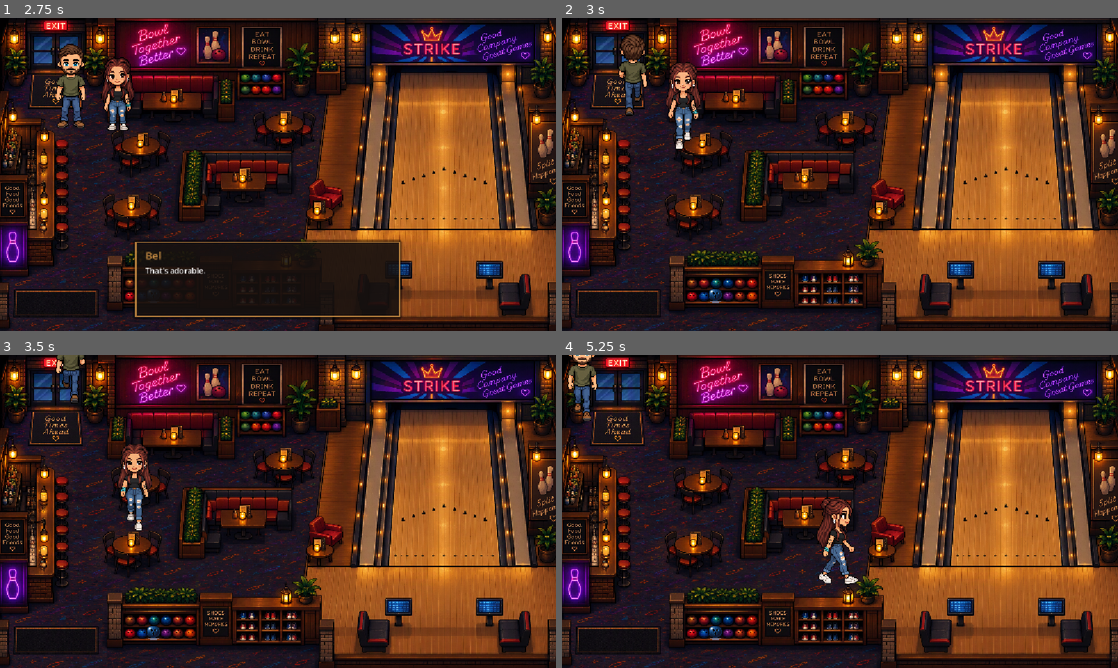
Above: before the commit, frames 1-4 (two rows, left to right).
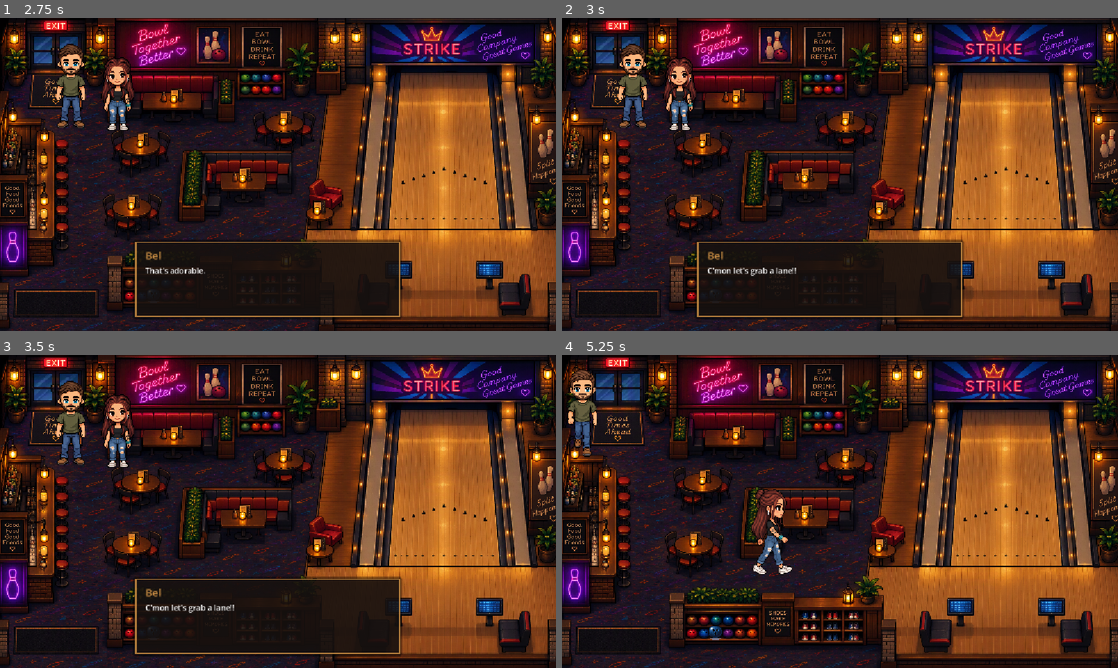
Above: after the commit, the same moments.

Repository: anabelkamenske430/Year-4
Game: Godot game, scene res://scenes/levels/bowling.tscn
Two runs of this game, one before a commit and one after it. Both use one fixed random seed, a clock stepped at 60 frames per second and the inputs below. This scene is started directly instead of the project's main scene.
Inputs:
- Up to frame 1 (2.75 s): tap Enter at 0.5, 2 s; hold D (move_right) 0.53-1.28 s; hold E (interact) 0.53-1.28 s; tap Space at 1.25 s; hold S (move_down) 1.28-2.03 s; tap E (interact) at 1.35 s; hold D (move_right) from 2.03 s (still down); hold E (interact) from 2.03 s (still down)
- Up to frame 2 (3 s): tap Space at 2.75 s; release D (move_right) at 2.78 s; release E (interact) at 2.78 s; hold W (move_up) from 2.78 s (still down); tap E (interact) at 2.85 s
- Up to frame 3 (3.5 s): keep holding W (move_up)
- Up to frame 4 (5.25 s): release W (move_up) at 3.53 s; hold E (interact) 3.53-4.28 s; hold A (move_left) 3.53-5.03 s; tap E (interact) at 4.35 s; hold S (move_down) from 5.03 s (still down); hold E (interact) from 5.03 s (still down)

Frame 1 is identical in both runs. In frame 2, 8.4% of the frame differs, in the area x 10-73%, y 5-97%; in frame 3, 9.3%, in the area x 9-73%, y 0-97%; in frame 4, 3.2%.

Commit message:
Finish bowling level ending

Diff:
--- a/loverboy-and-bel/dialogue/bowling_dialogue.gd
+++ b/loverboy-and-bel/dialogue/bowling_dialogue.gd
@@ -20,7 +20,9 @@
 		},
 		{
 			"speaker": "Bel",
-			"text": "C'mon let's grab a lane!!",
+			"text": "C'mon let's grab a lane!!"
+		},
+		{
 			"event": "walk_to_bowling_seat"
 		}
 	]
--- a/loverboy-and-bel/scenes/levels/bowling.gd
+++ b/loverboy-and-bel/scenes/levels/bowling.gd
@@ -2,8 +2,9 @@
 
 var has_bowling_ball = false
 var current_throw = 0
-var max_throws = 3
+var max_throws = 5
 var bowling_started = false
+var door_locked = true
 
 const BowlingDialogue = preload(
 	"res://dialogue/bowling_dialogue.gd"
@@ -47,17 +48,21 @@
 
 	if current_throw >= max_throws:
 		print("Bowling Complete!")
-	else:
-		print("Next throw")
+		return true
+
+	return false
 
 func react_to_bowling_result(result):
-
+	print("Reacting to: ", result)
 	match result:
 		"STRIKE":
 			DialogueManager.start_dialogue([
 				{
 					"speaker": "Bel",
 					"text": "Okay, show-off."
+				},
+				{
+					"event": "next_bowling_throw"
 				}
 			])
 		"7 PINS":
@@ -65,6 +70,9 @@
 				{
 					"speaker": "Bel",
 					"text": "Not bad."
+				},
+				{
+					"event": "next_bowling_throw"
 				}
 			])
 		"3 PINS":
@@ -72,6 +80,9 @@
 				{
 					"speaker": "Bel",
 					"text": "I've seen worse."
+				},
+				{
+					"event": "next_bowling_throw"
 				}
 			])
 		"GUTTER BALL":
@@ -79,5 +90,70 @@
 				{
 					"speaker": "Bel",
 					"text": "That was definitely one way to throw it."
+				},
+				{
+					"event": "next_bowling_throw"
 				}
 			])
+
+func receive_bowling_result(result):
+	print("=== RECEIVE BOWLING RESULT CALLED ===")
+	print("Bowling received: ", result)
+	var bowling_complete = record_throw(result)
+
+	if bowling_complete:
+		DialogueManager.start_dialogue([
+			{
+				"speaker": "Bel",
+				"text": "Looks like we're done bowling."
+			},
+			{
+				"speaker": "Bel",
+				"text": "Well that was fun, I totally kicked your ass"
+			},
+			{
+				"speaker": "Loverboy",
+				"text": "The lane was totally rigged"
+			},
+			{
+				"speaker": "Bel",
+				"text": "Sureee it was Loverboy"
+			},
+			{
+				"speaker": "Bel",
+				"text": "Let's blow this popsicle stand!"
+			},
+			{
+				"event": "finish_bowling"
+			}
+		])
+		return
+
+	react_to_bowling_result(result)
+
+func next_bowling_throw():
+
+	print("Starting next throw")
+	$BowlingMinigame.start_game()
+
+func finish_bowling():
+	$AchievementPopup.show_achievement(
+		"Alley Cat",
+		"Finished a game of bowling with Bel."
+	)
+
+	print("Unlock door")
+	door_locked = false
+	$GameBoundaries/WelcomeBoundary.set_deferred("disabled", true)
+
+func _on_bowling_exit_body_entered(body: Node2D) -> void:
+	if body != $Loverboy:
+		return
+	if door_locked:
+		print("EXIT LOCKED")
+		return
+	print("LOVERBOY EXITED THE BOWLING ALLEY")
+
+	get_tree().change_scene_to_file(
+		"res://scenes/levels/shooting_range.tscn"
+	)
--- a/loverboy-and-bel/scenes/levels/bowling.tscn
+++ b/loverboy-and-bel/scenes/levels/bowling.tscn
@@ -9,6 +9,7 @@
 [ext_resource type="Script" uid="uid://b3rdip7hqq553" path="res://scripts/bowling_ball_pickup.gd" id="6_ujw30"]
 [ext_resource type="Script" uid="uid://c23lqhqpskcvw" path="res://scripts/lane_trigger.gd" id="7_y0td8"]
 [ext_resource type="PackedScene" uid="uid://dbf0sknw4uyop" path="res://scenes/levels/bowling_minigame.tscn" id="9_ff613"]
+[ext_resource type="PackedScene" uid="uid://bn0xvdy32aunp" path="res://scenes/ui/achievement_popup.tscn" id="10_uw325"]
 
 [node name="Bowling" type="Node2D" unique_id=1913622243]
 script = ExtResource("1_7wjn3")
@@ -17,6 +18,25 @@
 position = Vector2(580, 326.25)
 scale = Vector2(0.76171875, 0.64599615)
 texture = ExtResource("1_4xon6")
+
+[node name="Environment" type="StaticBody2D" parent="." unique_id=802633727]
+
+[node name="MainTable" type="CollisionPolygon2D" parent="Environment" unique_id=703760889]
+polygon = PackedVector2Array(378, 281, 376, 408, 442, 410, 444, 356, 598, 360, 594, 281)
+
+[node name="FoulLine" type="CollisionPolygon2D" parent="Environment" unique_id=1456023103]
+polygon = PackedVector2Array(727, 424, 727, 436, 1114, 441, 1109, 425)
+
+[node name="BowlingBall" type="Sprite2D" parent="Environment" unique_id=272958941]
+position = Vector2(317, 571.00006)
+scale = Vector2(0.24393941, 0.22428618)
+texture = ExtResource("5_ujw30")
+
+[node name="BowlingBallPickup" type="Area2D" parent="." unique_id=86482684]
+script = ExtResource("6_ujw30")
+
+[node name="BallRack" type="CollisionPolygon2D" parent="BowlingBallPickup" unique_id=2020602874]
+polygon = PackedVector2Array(226, 502, 232, 569, 655, 566, 656, 499)
 
 [node name="Bel" parent="." unique_id=1496050138 instance=ExtResource("1_kimcj")]
 position = Vector2(243, 236)
@@ -41,30 +61,11 @@
 [node name="WelcomeBoundary" type="CollisionPolygon2D" parent="GameBoundaries" unique_id=587389434]
 polygon = PackedVector2Array(170, -9, 183, 18, -4, 20, -4, -13)
 
-[node name="Environment" type="StaticBody2D" parent="." unique_id=802633727]
-
-[node name="MainTable" type="CollisionPolygon2D" parent="Environment" unique_id=703760889]
-polygon = PackedVector2Array(378, 281, 376, 408, 442, 410, 444, 356, 598, 360, 594, 281)
-
-[node name="FoulLine" type="CollisionPolygon2D" parent="Environment" unique_id=1456023103]
-polygon = PackedVector2Array(727, 424, 727, 436, 1114, 441, 1109, 425)
-
-[node name="BowlingBall" type="Sprite2D" parent="Environment" unique_id=272958941]
-position = Vector2(317, 571.00006)
-scale = Vector2(0.24393941, 0.22428618)
-texture = ExtResource("5_ujw30")
-
 [node name="DialogueBox" parent="." unique_id=497366372 instance=ExtResource("5_2p8bq")]
 offset_left = 263.0
 offset_top = 513.0
 offset_right = 263.0
 offset_bottom = 513.0
-
-[node name="BowlingBallPickup" type="Area2D" parent="." unique_id=86482684]
-script = ExtResource("6_ujw30")
-
-[node name="BallRack" type="CollisionPolygon2D" parent="BowlingBallPickup" unique_id=2020602874]
-polygon = PackedVector2Array(226, 502, 232, 569, 655, 566, 656, 499)
 
 [node name="BelSeat" type="Marker2D" parent="." unique_id=114384167]
 position = Vector2(1046, 610)
@@ -86,3 +87,16 @@
 offset_top = 214.0
 offset_right = 1075.0
 offset_bottom = 320.0
+
+[node name="AchievementPopup" parent="." unique_id=1085326658 instance=ExtResource("10_uw325")]
+offset_left = -21.0
+offset_top = -18.0
+offset_right = -21.0
+offset_bottom = -18.0
+
+[node name="BowlingExit" type="Area2D" parent="." unique_id=990417498]
+
+[node name="CollisionPolygon2D" type="CollisionPolygon2D" parent="BowlingExit" unique_id=467859157]
+polygon = PackedVector2Array(6, -87, 2, 5, 187, -4, 189, -95)
+
+[connection signal="body_entered" from="BowlingExit" to="." method="_on_bowling_exit_body_entered"]
--- /dev/null
+++ b/loverboy-and-bel/scenes/levels/shooting_range.tscn
@@ -0,0 +1,8 @@
+[gd_scene format=3 uid="uid://02lwlpqsaot4"]
+
+[ext_resource type="PackedScene" uid="uid://bfrjo0u7e4fq" path="res://scenes/characters/bel.tscn" id="1_mvt21"]
+
+[node name="ShootingRange" type="Node2D" unique_id=1462290802]
+
+[node name="Bel" parent="." unique_id=1496050138 instance=ExtResource("1_mvt21")]
+position = Vector2(534, 275)
--- a/loverboy-and-bel/scripts/bowling_minigame.gd
+++ b/loverboy-and-bel/scripts/bowling_minigame.gd
@@ -26,6 +26,8 @@
 		direction = 1
 
 func _unhandled_input(event):
+	if not visible:
+		return
 
 	if event.is_action_pressed("interact") and game_active:
 		game_active = false
@@ -36,6 +38,9 @@
 
 		await get_tree().create_timer(1.5).timeout
 		print("Ready for next step")
+
+		get_tree().current_scene.receive_bowling_result(result)
+		hide()
 
 func start_game():
 
--- a/loverboy-and-bel/scripts/dialogue_box.gd
+++ b/loverboy-and-bel/scripts/dialogue_box.gd
@@ -128,6 +128,10 @@
 				get_tree().current_scene.move_bel_to_lane()
 			"start_bowling_game":
 				get_tree().current_scene.start_bowling_game()
+			"next_bowling_throw":
+				get_tree().current_scene.next_bowling_throw()
+			"finish_bowling":
+				get_tree().current_scene.finish_bowling()
 		hide_dialogue()
 		return
 
